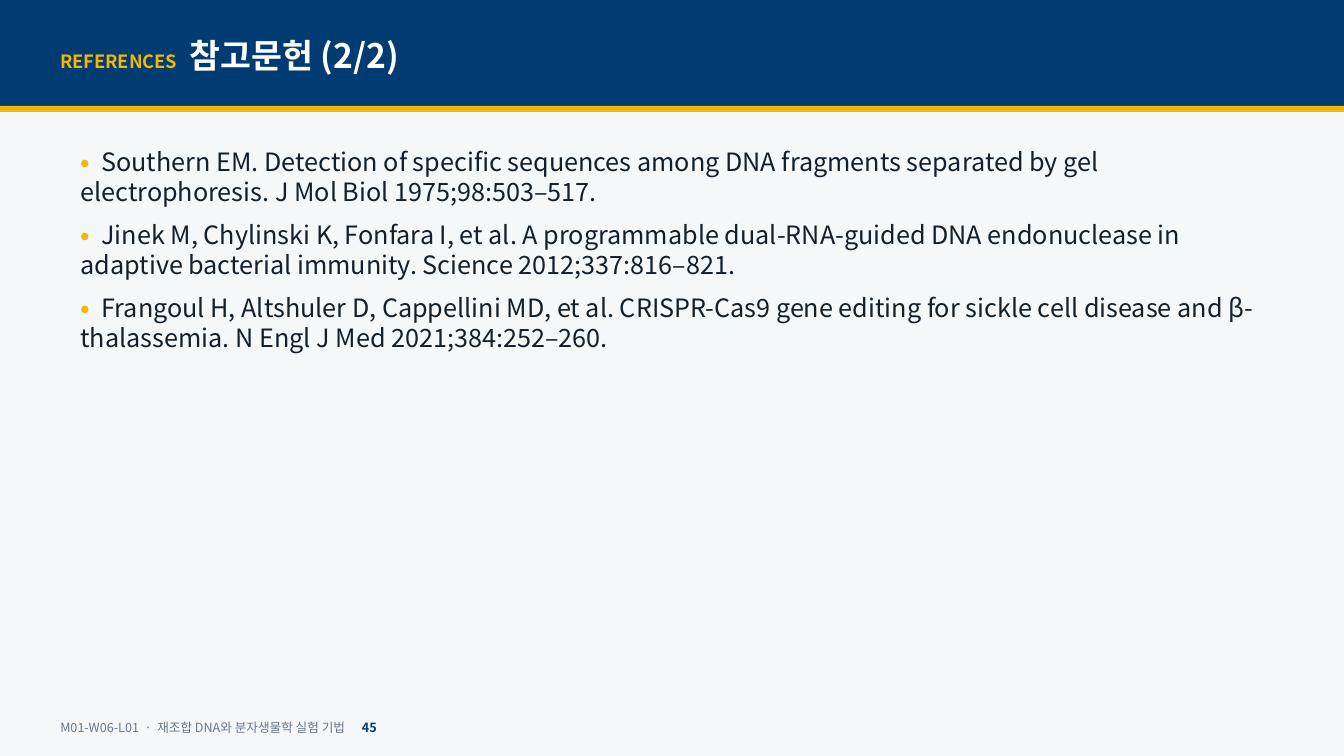
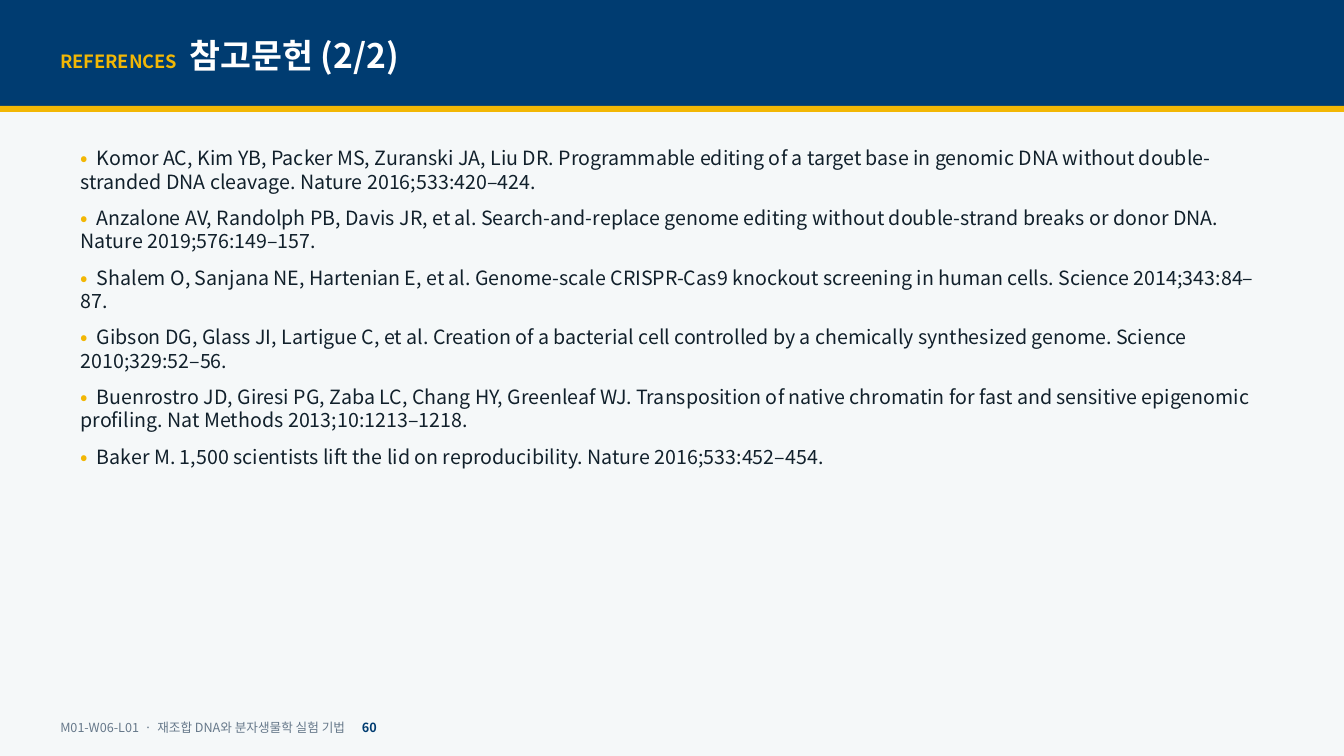
Before and after one commit to hoperiasd2/hoperiasd2.github.io, a slide deck: slide 60 of curriculum/M01/W06/L01/slides.pptx (slide 45 before the commit). Drawn at 1344x756 pixels with LibreOffice and Linux fonts; fonts in the diff are those of the drawing. Boxes give left, top, right and bottom in pixels: in the first picture for what was removed or moved away, otherwise in the second. Text is boxed around its words. In the diff, an @@ line names an element or a change of style, - is before the commit and + after.

```diff
--- a/curriculum/M01/W06/L01/slides.pptx
+++ b/curriculum/M01/W06/L01/slides.pptx
@@ text at (80,149,1254,469): text changed; size 18 to 14 pt @@
-• Southern EM. Detection of specific sequences among DNA fragments separated by gel electrophoresis. J Mol Biol 1975;98:503–517.
-• Jinek M, Chylinski K, Fonfara I, et al. A programmable dual-RNA-guided DNA endonuclease in adaptive bacterial immunity. Science 2012;337:816–821.
-• Frangoul H, Altshuler D, Cappellini MD, et al. CRISPR-Cas9 gene editing for sickle cell disease and β-thalassemia. N Engl J Med 2021;384:252–260.
+• Komor AC, Kim YB, Packer MS, Zuranski JA, Liu DR. Programmable editing of a target base in genomic DNA without double-stranded DNA cleavage. Nature 2016;533:420–424.
+• Anzalone AV, Randolph PB, Davis JR, et al. Search-and-replace genome editing without double-strand breaks or donor DNA. Nature 2019;576:149–157.
+• Shalem O, Sanjana NE, Hartenian E, et al. Genome-scale CRISPR-Cas9 knockout screening in human cells. Science 2014;343:84–87.
+• Gibson DG, Glass JI, Lartigue C, et al. Creation of a bacterial cell controlled by a chemically synthesized genome. Science 2010;329:52–56.
+• Buenrostro JD, Giresi PG, Zaba LC, Chang HY, Greenleaf WJ. Transposition of native chromatin for fast and sensitive epigenomic profiling. Nat Methods 2013;10:1213–1218.
+• Baker M. 1,500 scientists lift the lid on reproducibility. Nature 2016;533:452–454.
@@ text at (60,721,377,733): text changed @@
-M01-W06-L01 · 재조합 DNA와 분자생물학 실험 기법 45
+M01-W06-L01 · 재조합 DNA와 분자생물학 실험 기법 60
```
Also in this commit, not shown: 40 other slides changed, 15 slides added, 5 other files.
